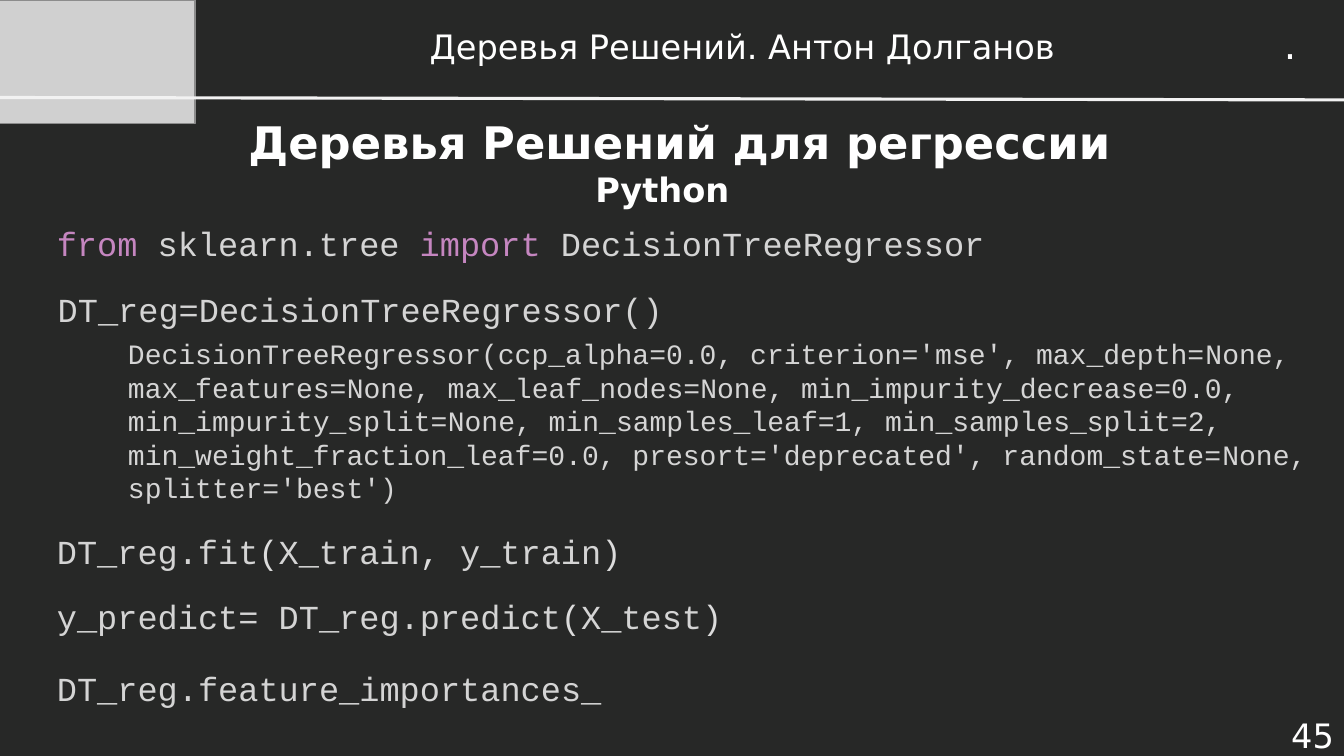
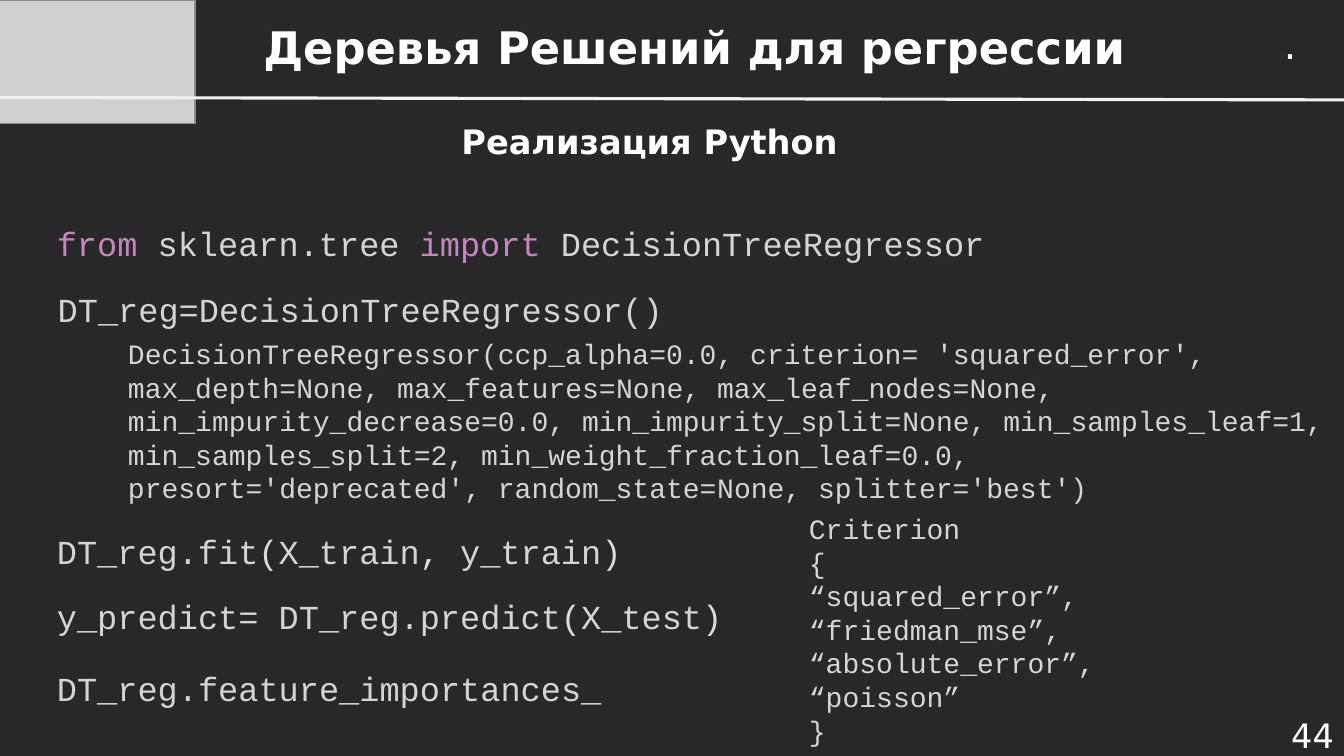
Before and after one commit to dayekb/Study, a slide deck: slide 44 of rus/UrFU/IST in Medicine/1 season/Презентации/Лекция 1.10 - Деревья Решений.pptx (slide 45 before the commit). Drawn at 1344x756 pixels with LibreOffice and Linux fonts; fonts in the diff are those of the drawing; grey boxes stand for pictures. Boxes give left, top, right and bottom in pixels: in the first picture for what was removed or moved away, otherwise in the second. Text is boxed around its words. In the diff, an @@ line names an element or a change of style, - is before the commit and + after.

```diff
--- a/rus/UrFU/IST in Medicine/1 season/Презентации/Лекция 1.10 - Деревья Решений.pptx
+++ b/rus/UrFU/IST in Medicine/1 season/Презентации/Лекция 1.10 - Деревья Решений.pptx
@@ text "Деревья Решений для регрессии" moved from (x1=248, y1=124, x2=1110, y2=169) to (x1=263, y1=29, x2=1125, y2=74) @@
@@ text removed at (x1=430, y1=33, x2=1055, y2=66) @@
-Деревья Решений. Антон Долганов
@@ text at (x1=461, y1=128, x2=838, y2=161): text changed @@
-Python
+Реализация Python
@@ text at (x1=128, y1=344, x2=1323, y2=504): text changed @@
-DecisionTreeRegressor(ccp_alpha=0.0, criterion='mse', max_depth=None, max_features=None, max_leaf_nodes=None, min_impurity_decrease=0.0, min_impurity_split=None, min_samples_leaf=1, min_samples_split=2, min_weight_fraction_leaf=0.0, presort='deprecated', random_state=None, splitter='best')
+DecisionTreeRegressor(ccp_alpha=0.0, criterion= 'squared_error', max_depth=None, max_features=None, max_leaf_nodes=None, min_impurity_decrease=0.0, min_impurity_split=None, min_samples_leaf=1, min_samples_split=2, min_weight_fraction_leaf=0.0, presort='deprecated', random_state=None, splitter='best')
@@ text added at (x1=809, y1=519, x2=1095, y2=713), 20 pt, text #D5D5D5 @@
+Criterion
+{
+“squared_error”,
+“friedman_mse”,
+“absolute_error”,
+“poisson”
+}
@@ page number at (x1=1291, y1=723, x2=1334, y2=748): text changed @@
-45
+44
```
Also in this commit, not shown: 42 other slides changed, 2 slides added, 3 slides removed, 14 other files.
